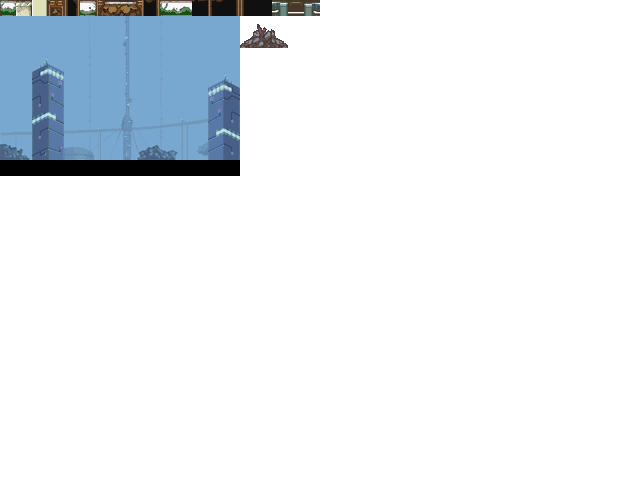
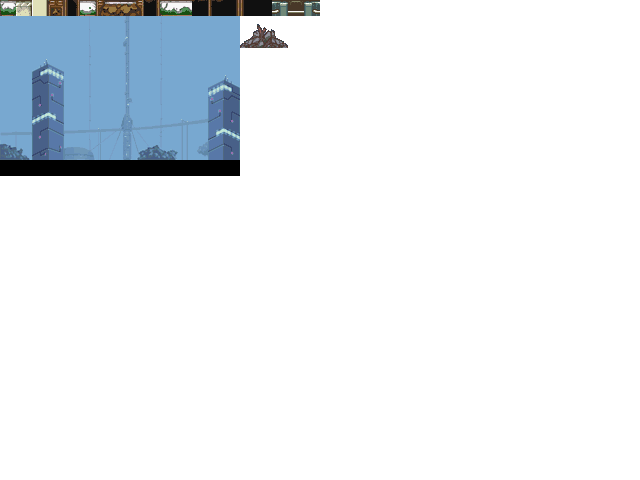
The second 640×480 image is a revision of the first. Changes to its layers:
painted on "Background" over [288, 1, 320, 15]
